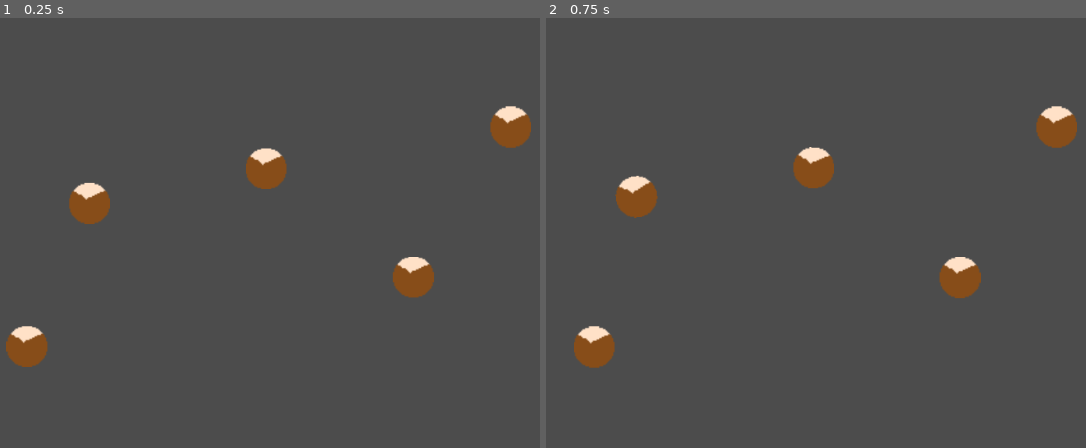
Above: before the commit, frames 1-2 (left to right).
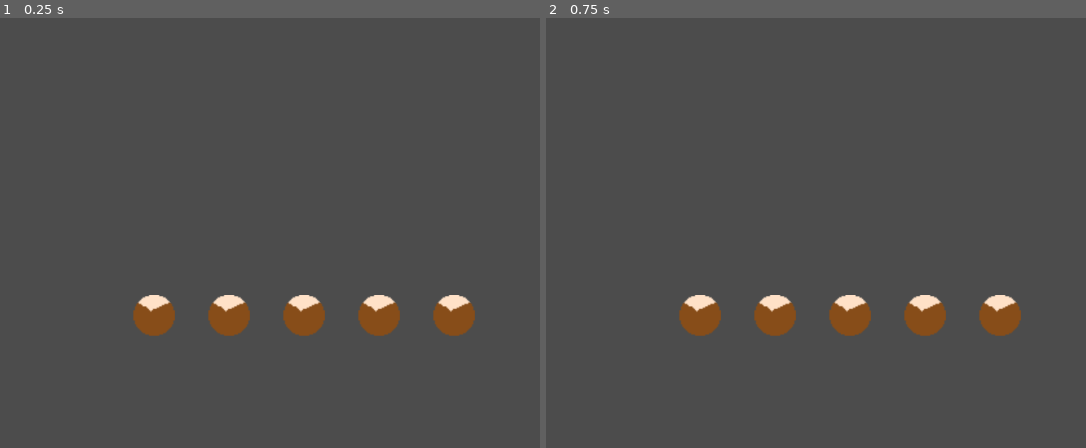
Above: after the commit, the same moments.

Repository: jmvlangen/GMTK2021
Game: Godot game, scene res://Chain.tscn
Same seed, same stepped clock (60 frames per second), same inputs: the game is played once before the commit and once after it. After the commit the project has no main scene; this scene is started directly in both runs.
Inputs:
- Up to frame 1 (0.25 s): no input
- Up to frame 2 (0.75 s): tap Enter at 0.5 s; hold Right (move_right) from 0.53 s (still down)

The runs differ from the first frame. In frame 1, 5.9% of the frame differs, in the area x 1-99%, y 20-82%; in frame 2, 5.9%, in the area x 5-99%, y 20-82%.

Commit message:
Better controls, renaming files

Diff:
--- a/Arm.gd
+++ /dev/null
@@ -1,20 +0,0 @@
-extends RigidBody2D
-
-
-# Declare member variables here. Examples:
-# var a = 2
-# var b = "text"
-
-
-# Called when the node enters the scene tree for the first time.
-func _ready():
-	pass # Replace with function body.
-
-
-# Called every frame. 'delta' is the elapsed time since the previous frame.
-#func _process(delta):
-#	pass
-#func _integrate_forces(state):
-#	state.add_central_force(Vector2(0,-100));
-#	if Input.is_action_just_pressed("move_up"):
-#		state.apply_central_impulse(Vector2(100,0));
--- a/Body.gd
+++ /dev/null
@@ -1,26 +0,0 @@
-extends RigidBody2D
-
-
-# Declare member variables here. Examples:
-# var a = 2
-# var b = "text"
-
-const speed = 150.0;
-
-# Called when the node enters the scene tree for the first time.
-func _ready():
-	pass # Replace with function body.
-
-
-# Called every frame. 'delta' is the elapsed time since the previous frame.
-#func _process(delta):
-#	pass
-func _integrate_forces(state):
-	if Input.is_action_pressed("move_left"):
-		state.linear_velocity = Vector2(-speed, 0);
-	if Input.is_action_pressed("move_right"):
-		state.linear_velocity = Vector2(speed, 0);
-	if Input.is_action_pressed("move_up"):
-		state.linear_velocity = Vector2(0, -speed);
-	if Input.is_action_pressed("move_down"):
-		state.linear_velocity = Vector2(0, speed);
--- a/Chain.tscn
+++ b/Chain.tscn
@@ -1,48 +1,40 @@
 [gd_scene load_steps=2 format=2]
 
-[ext_resource path="res://PersonTest.tscn" type="PackedScene" id=1]
+[ext_resource path="res://Person.tscn" type="PackedScene" id=1]
 
 [node name="Chain" type="Node2D"]
+position = Vector2( 518.577, 429.903 )
+__meta__ = {
+"_edit_group_": true
+}
 
-[node name="p1" parent="." instance=ExtResource( 1 )]
-position = Vector2( 163.74, 469.864 )
+[node name="Person0" parent="." instance=ExtResource( 1 )]
+hasControl = true
 
-[node name="p2" parent="." instance=ExtResource( 1 )]
-position = Vector2( 658.521, 380.874 )
-hasControl = false
+[node name="PinJoint2D" type="PinJoint2D" parent="Person0"]
+node_a = NodePath("..")
+node_b = NodePath("../../Person1")
 
-[node name="p3" parent="." instance=ExtResource( 1 )]
-position = Vector2( 783.106, 188.657 )
-hasControl = false
+[node name="PinJoint2D2" type="PinJoint2D" parent="Person0"]
+node_a = NodePath("..")
+node_b = NodePath("../../Personm1")
 
-[node name="p4" parent="." instance=ExtResource( 1 )]
-position = Vector2( 243.831, 286.546 )
-hasControl = false
+[node name="Personm1" parent="." instance=ExtResource( 1 )]
+position = Vector2( -96, 0 )
 
-[node name="p5" parent="." instance=ExtResource( 1 )]
-position = Vector2( 469.864, 242.051 )
-hasControl = false
+[node name="PinJoint2D4" type="PinJoint2D" parent="Personm1"]
+node_a = NodePath("..")
+node_b = NodePath("../../Personm2")
 
-[node name="PinJoint2D" type="PinJoint2D" parent="."]
-position = Vector2( 163.423, 470.028 )
-node_a = NodePath("../p1")
-node_b = NodePath("../p4")
-disable_collision = false
+[node name="Personm2" parent="." instance=ExtResource( 1 )]
+position = Vector2( -192, 0 )
 
-[node name="PinJoint2D2" type="PinJoint2D" parent="."]
-position = Vector2( 246.274, 283.535 )
-node_a = NodePath("../p4")
-node_b = NodePath("../p5")
-disable_collision = false
+[node name="Person1" parent="." instance=ExtResource( 1 )]
+position = Vector2( 96, 0 )
 
-[node name="PinJoint2D3" type="PinJoint2D" parent="."]
-position = Vector2( 477.454, 247.987 )
-node_a = NodePath("../p5")
-node_b = NodePath("../p2")
-disable_collision = false
+[node name="PinJoint2D3" type="PinJoint2D" parent="Person1"]
+node_a = NodePath("..")
+node_b = NodePath("../../Person2")
 
-[node name="PinJoint2D4" type="PinJoint2D" parent="."]
-position = Vector2( 659.733, 377.373 )
-node_a = NodePath("../p2")
-node_b = NodePath("../p3")
-disable_collision = false
+[node name="Person2" parent="." instance=ExtResource( 1 )]
+position = Vector2( 192, 0 )
--- a/Main.tscn
+++ b/Main.tscn
@@ -1,12 +1,3 @@
-[gd_scene load_steps=2 format=2]
-
-[ext_resource path="res://MyPerson.tscn" type="PackedScene" id=1]
+[gd_scene format=2]
 
 [node name="Main" type="Node2D"]
-
-[node name="Person" parent="." instance=ExtResource( 1 )]
-position = Vector2( 90.0314, 60.5182 )
-controlled = true
-
-[node name="Person2" parent="." instance=ExtResource( 1 )]
-position = Vector2( 231.143, 119.105 )
--- a/Person.gd
+++ b/Person.gd
@@ -1,16 +1,21 @@
-extends Node2D
+extends RigidBody2D
 
+export var hasControl := false;
+export var speed := 200;
+export var torque := 400;
 
-# Declare member variables here. Examples:
-# var a = 2
-# var b = "text"
+func _integrate_forces(state):
+	if hasControl:
+		var move_direction = 0;
+		if Input.is_action_pressed("ui_up"):
+			move_direction += 1
+		if Input.is_action_pressed("ui_down"):
+			move_direction -= 1
+		applied_force = move_direction * Vector2(0, -speed).rotated(rotation)
 
-
-# Called when the node enters the scene tree for the first time.
-func _ready():
-	pass # Replace with function body.
-
-
-# Called every frame. 'delta' is the elapsed time since the previous frame.
-#func _process(delta):
-#	pass
+		var rotate_direction = 0;
+		if Input.is_action_pressed("ui_left"):
+			rotate_direction -= 1;
+		if Input.is_action_pressed("ui_right"):
+			rotate_direction += 1;
+		applied_torque = rotate_direction * torque
--- a/Person.tscn
+++ b/Person.tscn
@@ -1,54 +1,18 @@
-[gd_scene load_steps=6 format=2]
+[gd_scene load_steps=4 format=2]
 
-[ext_resource path="res://icon.png" type="Texture" id=1]
-[ext_resource path="res://Arm.gd" type="Script" id=2]
-[ext_resource path="res://Body.gd" type="Script" id=3]
+[ext_resource path="res://assets/Head1.png" type="Texture" id=1]
+[ext_resource path="res://Person.gd" type="Script" id=3]
 
 [sub_resource type="CircleShape2D" id=1]
-radius = 50.0
+radius = 27.1407
 
-[sub_resource type="CapsuleShape2D" id=2]
-radius = 19.6622
-height = 94.4303
-
-[node name="Person" type="Node2D"]
-position = Vector2( 423.168, 324.392 )
-__meta__ = {
-"_edit_group_": true
-}
-
-[node name="Body" type="RigidBody2D" parent="."]
+[node name="PersonTest" type="RigidBody2D"]
 can_sleep = false
 script = ExtResource( 3 )
 
-[node name="CollisionShape2D" type="CollisionShape2D" parent="Body"]
+[node name="CollisionShape2D" type="CollisionShape2D" parent="."]
 shape = SubResource( 1 )
 
-[node name="Sprite" type="Sprite" parent="Body"]
+[node name="Sprite" type="Sprite" parent="."]
 scale = Vector2( 1.64, 1.64 )
 texture = ExtResource( 1 )
-
-[node name="Arm" type="RigidBody2D" parent="."]
-position = Vector2( 121.089, 12.3331 )
-can_sleep = false
-script = ExtResource( 2 )
-
-[node name="CollisionShape2D" type="CollisionShape2D" parent="Arm"]
-position = Vector2( -7.62939e-05, 0.560608 )
-rotation = 1.6534
-shape = SubResource( 2 )
-
-[node name="Sprite" type="Sprite" parent="Arm"]
-position = Vector2( 0.121284, 1.13176 )
-rotation = 0.0869852
-scale = Vector2( 1.68381, 0.56 )
-texture = ExtResource( 1 )
-
-[node name="DampedSpringJoint2D" type="DampedSpringJoint2D" parent="."]
-position = Vector2( 45.969, 7.28775 )
-rotation = -1.49216
-node_a = NodePath("../Body")
-node_b = NodePath("../Arm")
-disable_collision = false
-length = 25.0
-stiffness = 40.0
--- a/PersonTest.gd
+++ /dev/null
@@ -1,29 +0,0 @@
-extends Node2D
-
-export var hasControl := true;
-# Declare member variables here. Examples:
-# var a = 2
-# var b = "text"
-
-var speed := 150.0;
-
-
-# Called when the node enters the scene tree for the first time.
-func _ready():
-	pass # Replace with function body.
-
-func _integrate_forces(state):
-	if !hasControl:
-		return;
-
-	if Input.is_action_pressed("move_left"):
-		state.linear_velocity = Vector2(-speed, 0);
-	if Input.is_action_pressed("move_right"):
-		state.linear_velocity = Vector2(speed, 0);
-	if Input.is_action_pressed("move_up"):
-		state.linear_velocity = Vector2(0, -speed);
-	if Input.is_action_pressed("move_down"):
-		state.linear_velocity = Vector2(0, speed);
-# Called every frame. 'delta' is the elapsed time since the previous frame.
-#func _process(delta):
-#	pass
--- a/PersonTest.tscn
+++ /dev/null
@@ -1,18 +0,0 @@
-[gd_scene load_steps=4 format=2]
-
-[ext_resource path="res://assets/Head1.png" type="Texture" id=1]
-[ext_resource path="res://PersonTest.gd" type="Script" id=3]
-
-[sub_resource type="CircleShape2D" id=1]
-radius = 27.1407
-
-[node name="PersonTest" type="RigidBody2D"]
-can_sleep = false
-script = ExtResource( 3 )
-
-[node name="CollisionShape2D" type="CollisionShape2D" parent="."]
-shape = SubResource( 1 )
-
-[node name="Sprite" type="Sprite" parent="."]
-scale = Vector2( 1.64, 1.64 )
-texture = ExtResource( 1 )
--- a/RootNode.tscn
+++ /dev/null
@@ -1,8 +0,0 @@
-[gd_scene load_steps=2 format=2]
-
-[ext_resource path="res://Person.tscn" type="PackedScene" id=1]
-
-[node name="RootNode" type="Node2D"]
-
-[node name="Person" parent="." instance=ExtResource( 1 )]
-position = Vector2( 376.5, 219 )
--- a/project.godot
+++ b/project.godot
@@ -21,7 +21,6 @@
 [application]
 
 config/name="GMTK Game Jam 2021"
-run/main_scene="res://RootNode.tscn"
 config/icon="res://icon.png"
 
 [gdnative]
